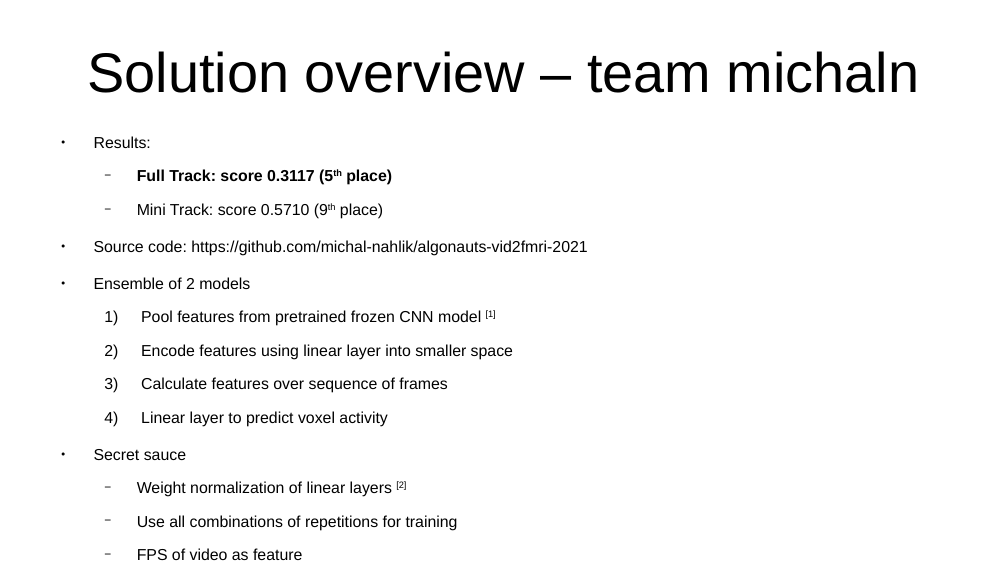
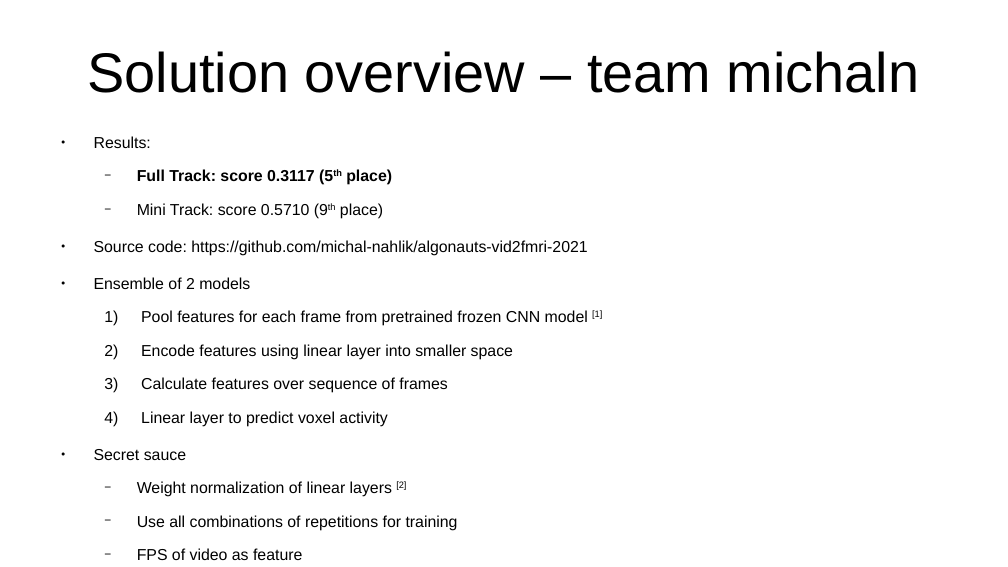
Before and after one commit to ahmedRamadan1902/michal_vid2fmri, a slide deck: slide 2 of doc/algonauts-vid2fmri-2021.odp. Drawn at 1008x567 pixels with LibreOffice and Linux fonts; fonts in the diff are those of the drawing. Boxes give left, top, right and bottom in pixels: in the first picture for what was removed or moved away, otherwise in the second. Text is boxed around its words. In the diff, an @@ line names an element or a change of style, - is before the commit and + after.

```diff
--- a/doc/algonauts-vid2fmri-2021.odp
+++ b/doc/algonauts-vid2fmri-2021.odp
@@ text at bbox=[141, 310, 602, 326]: text changed @@
-  1) Pool features from pretrained frozen CNN model [1]
+  1) Pool features for each frame from pretrained frozen CNN model [1]
```
Also in this commit, not shown: 2 other slides changed, 5 other files.
